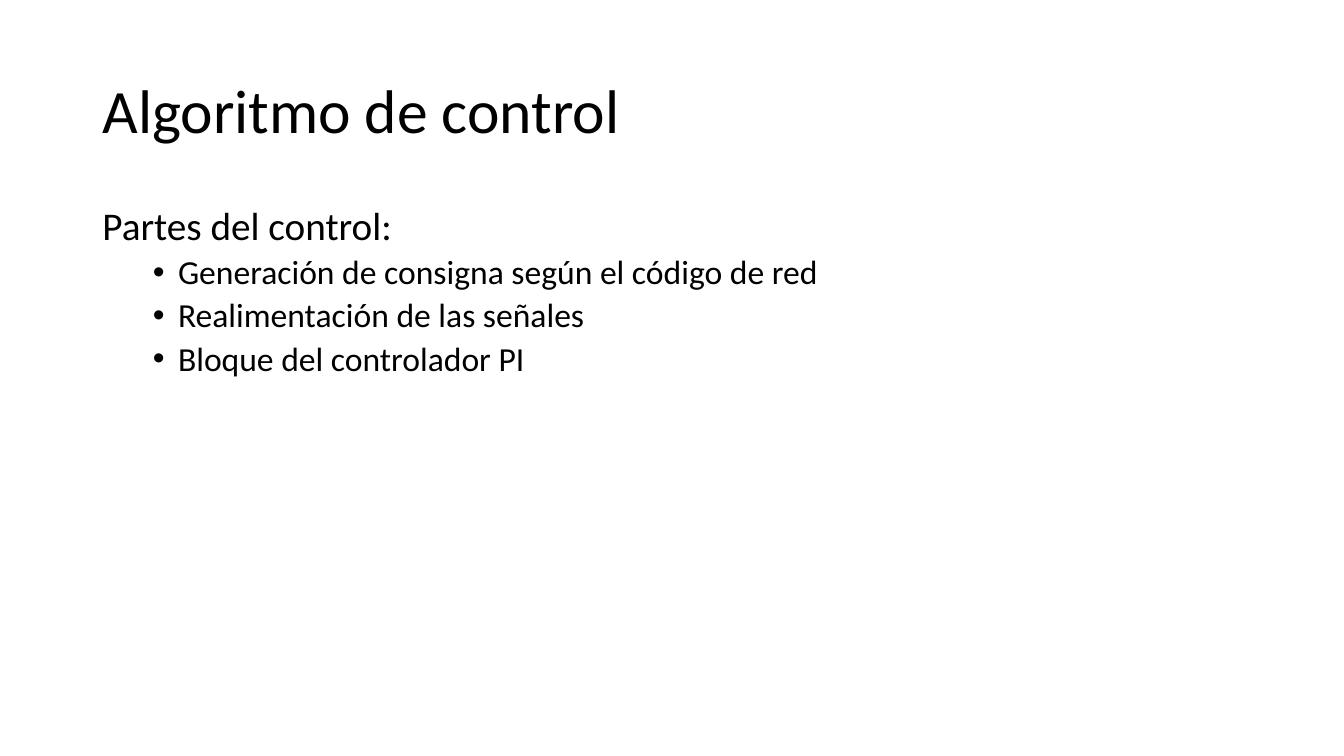
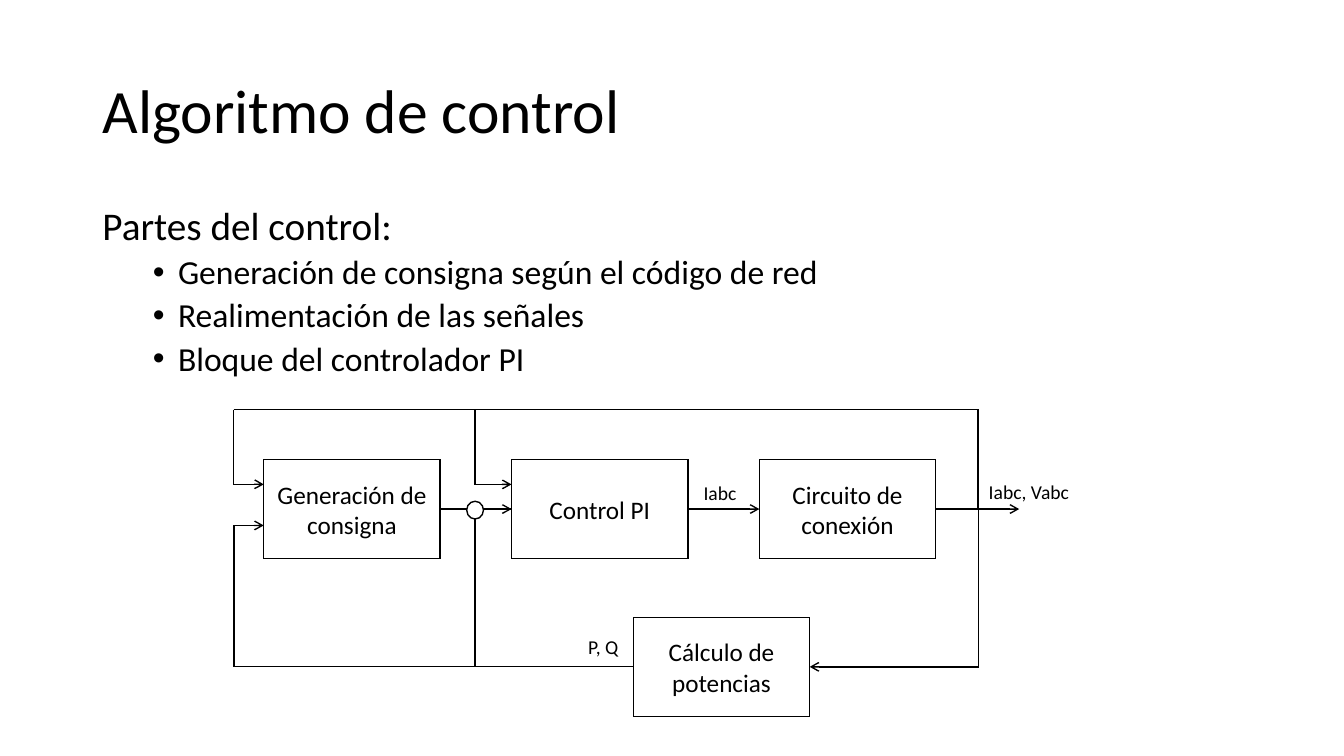
Before and after one commit to EmilioLdelaFuente/tfg, a slide deck: slide 7 of tfgPP.pptx. Drawn at 1344x756 pixels with LibreOffice and Linux fonts; fonts in the diff are those of the drawing. Boxes give left, top, right and bottom in pixels: in the first picture for what was removed or moved away, otherwise in the second. Text is boxed around its words. In the diff, an @@ line names an element or a change of style, - is before the commit and + after.

Commit message:
Control add
all the information about the controller add to the PP

```diff
--- a/tfgPP.pptx
+++ b/tfgPP.pptx
@@ elbow arrow added from (234, 409) to (264, 485), #000000 1 pt @@
@@ line added from (234, 409) to (259, 409), #000000 1 pt @@
@@ elbow line added from (979, 509) to (255, 409), #000000 1 pt @@
@@ elbow arrow added from (475, 409) to (511, 485), #000000 1 pt @@
@@ rectangle added at <box>264,460,441,559</box>, fill #FFFFFF, outline #000000 1 pt, 18 pt, text #000000 @@
+Generación de consigna
@@ rectangle added at <box>511,460,688,559</box>, fill #FFFFFF, outline #000000 1 pt, 18 pt, text #000000 @@
+Control PI
@@ rectangle added at <box>759,460,936,559</box>, fill #FFFFFF, outline #000000 1 pt, 18 pt, text #000000 @@
+Circuito de conexión
@@ line added from (441, 509) to (511, 509), #000000 1 pt @@
@@ ellipse added at <box>467,501,484,519</box>, fill #FFFFFF, outline #000000 1 pt @@
@@ elbow arrow added from (633, 667) to (511, 509), #000000 1 pt @@
@@ arrow added from (688, 509) to (759, 509), #000000 1 pt @@
@@ text added at <box>704,486,737,500</box>, 14 pt, text #000000 @@
+Iabc
@@ elbow arrow added from (978, 509) to (810, 667), #000000 1 pt @@
@@ arrow added from (936, 509) to (1019, 509), #000000 1 pt @@
@@ text added at <box>989,485,1069,505</box>, 14 pt, text #000000 @@
+Iabc, Vabc
@@ elbow line added from (477, 667) to (234, 525), #000000 1 pt @@
@@ arrow added from (234, 525) to (264, 525), #000000 1 pt @@
@@ rectangle added at <box>633,617,810,716</box>, fill #FFFFFF, outline #000000 1 pt, 18 pt, text #000000 @@
+Cálculo de potencias
@@ text added at <box>588,641,618,657</box>, 14 pt, text #000000 @@
+P, Q
```
Also in this commit, not shown: 2 slides added, 1 slide removed.
